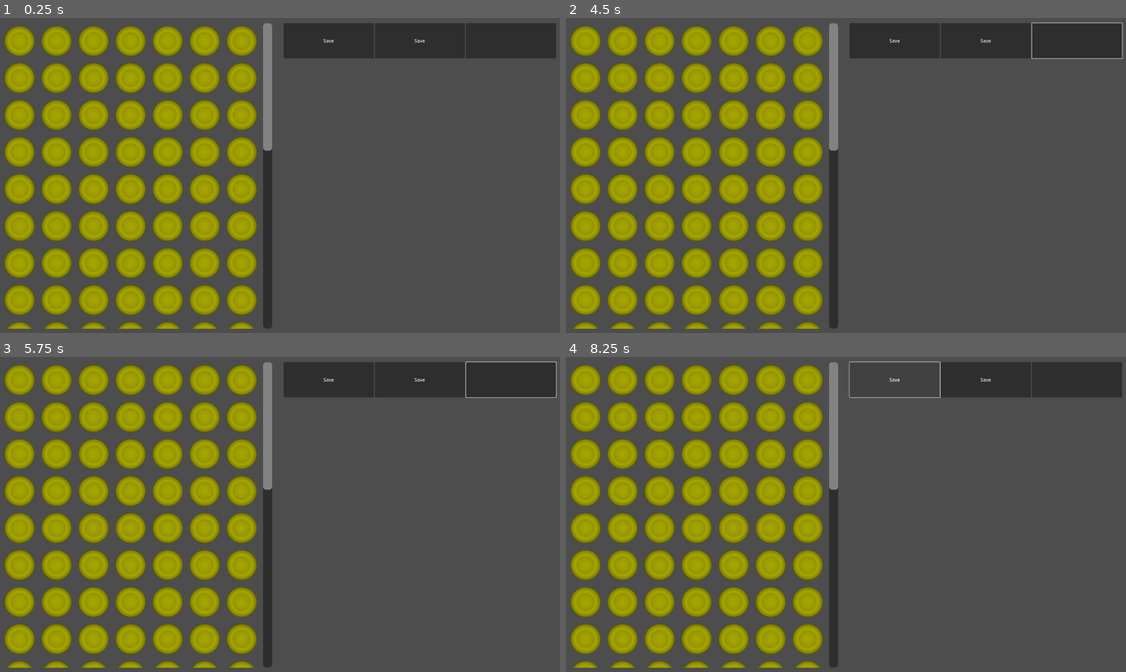
Above: before the commit, frames 1-4 (two rows, left to right).
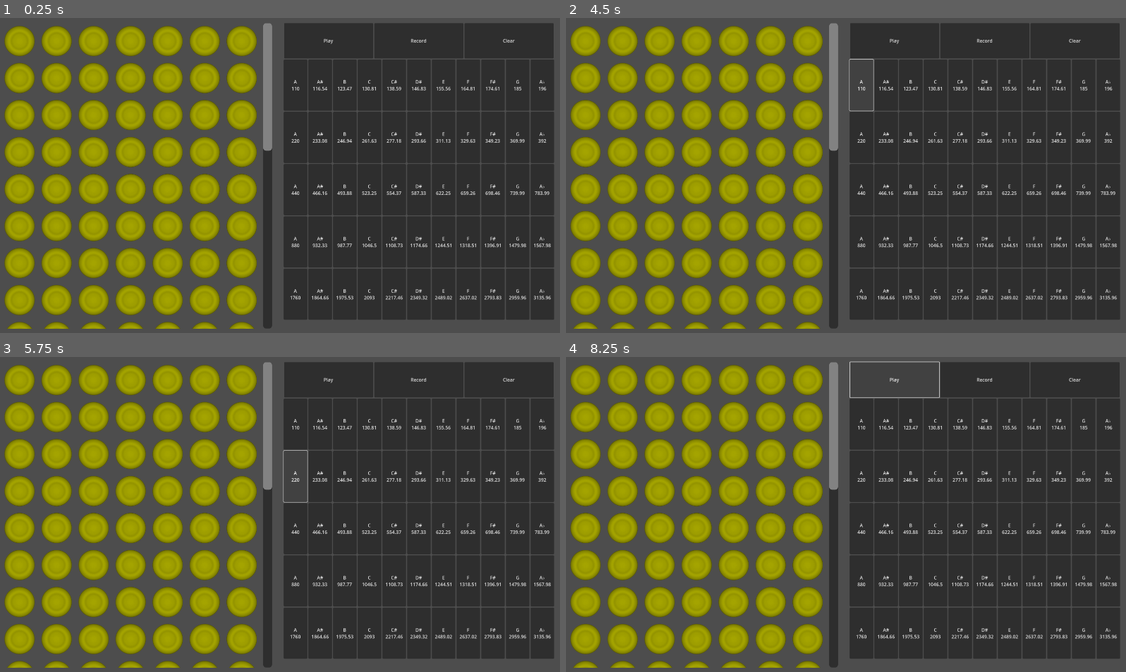
Above: after the commit, the same moments.

Repository: DimaKosy/GE1_Assignment
Game: Godot game, scene res://Scenes/node_2d.tscn
Same seed, same stepped clock (60 frames per second), same inputs: the game is played once before the commit and once after it.
Inputs (mouse positions are in pixels of both pictures, inside the frame that each line leads up to):
- Up to frame 1 (0.25 s): no input
- Up to frame 2 (4.5 s): click (896, 40) at 0.5 s, where only the run before the commit has a clickable "Save"; click (986, 40) at 1.25 s, where only the run before the commit has a clickable "Save"; click (986, 40) at 2 s, where only the run after the commit has a clickable "Record"; click (1075, 40) at 2.77 s; click (1075, 40) at 3.5 s, where only the run after the commit has a clickable "Clear"; click (862, 84) at 4.25 s, where only the run after the commit has a clickable "A 110"
- Up to frame 3 (5.75 s): click (296, 476) at 5 s, where only the run after the commit has a clickable "A 220"
- Up to frame 4 (8.25 s): click (862, 527) at 5.75 s, where only the run after the commit has a clickable "A 440"; click (862, 580) at 6.5 s, where only the run after the commit has a clickable "A 880"; click (862, 634) at 7.25 s, where only the run after the commit has a clickable "A 1760"; click (896, 379) at 8 s, where only the run after the commit has a clickable "Play"

The runs differ from the first frame. In frame 1, 36% of the frame differs, in the area x 50-100%, y 1-96%; in frame 2, 36%; in frame 3, 36%; in frame 4, 36%.

Commit message:
note buttons, added labels with frequencies

Diff:
--- a/Scenes/Grid.gd
+++ b/Scenes/Grid.gd
@@ -5,6 +5,7 @@
 @export var count_y = 20
 @export var recorder:PackedScene
 @export var recorder_theme:Theme
+var Toggled_buttons = []
 
 
 
--- /dev/null
+++ b/Scenes/MusicArea.gd
@@ -0,0 +1,21 @@
+extends Container
+
+@export var MusicScene:PackedScene
+
+# Called when the node enters the scene tree for the first time.
+func _ready() -> void:
+
+	var Init_scene:VBoxContainer = MusicScene.instantiate()
+
+
+	Init_scene.custom_minimum_size = self.custom_minimum_size
+	print(Init_scene.custom_minimum_size)
+
+
+	add_child(Init_scene)
+	pass # Replace with function body.
+
+
+# Called every frame. 'delta' is the elapsed time since the previous frame.
+func _process(delta: float) -> void:
+	pass
--- /dev/null
+++ b/Scenes/MusicNote.tscn
@@ -0,0 +1,6 @@
+[gd_scene load_steps=2 format=3 uid="uid://cqqjlhrp3c1gq"]
+
+[ext_resource type="Script" path="res://Scenes/music_note.gd" id="1_lm7fu"]
+
+[node name="MusicNote" type="Button"]
+script = ExtResource("1_lm7fu")
--- /dev/null
+++ b/Scenes/Notes.tscn
@@ -0,0 +1,8 @@
+[gd_scene load_steps=3 format=3 uid="uid://dkqw4ujd0mbjh"]
+
+[ext_resource type="Script" path="res://Scenes/Notes_container.gd" id="1_eykbn"]
+[ext_resource type="PackedScene" uid="uid://cqqjlhrp3c1gq" path="res://Scenes/MusicNote.tscn" id="2_fgc5v"]
+
+[node name="Notes" type="VBoxContainer"]
+script = ExtResource("1_eykbn")
+Music_note = ExtResource("2_fgc5v")
--- /dev/null
+++ b/Scenes/Notes_container.gd
@@ -0,0 +1,35 @@
+@tool
+extends VBoxContainer
+
+
+@export var count_x = 11
+@export var count_y = 5
+@export var Music_note:PackedScene
+var Toggled_buttons = []
+
+
+
+# Called when the node enters the scene tree for the first time.
+func _ready() -> void:
+	var Notes = ["A","A#","B","C","C#","D#","E","F","F#","G","A♭","A"]
+
+	var button_size_x:int = floor((get_parent_area_size()[0])/(count_x+0.5))
+	var button_size_y:int = floor((get_parent_area_size()[1])/(count_y+0.5))
+
+	for y in range(count_y):
+		var hgrid = HBoxContainer.new()
+
+		for x in range(count_x):
+			var new_rec:Button = Music_note.instantiate()
+
+			new_rec.custom_minimum_size = Vector2(button_size_x,button_size_y)
+
+			new_rec.text = Notes[x] + "\n" + str(round(110 *  pow(2,y) * pow(2, x / 12.0) * 100) / 100)
+			hgrid.add_child(new_rec)
+
+		add_child(hgrid)
+
+
+# Called every frame. 'delta' is the elapsed time since the previous frame.
+func _process(delta: float) -> void:
+	pass
--- /dev/null
+++ b/Scenes/audio_stream_player_2d.gd
@@ -0,0 +1,11 @@
+extends AudioStreamPlayer2D
+
+
+# Called when the node enters the scene tree for the first time.
+func _ready() -> void:
+	pass # Replace with function body.
+
+
+# Called every frame. 'delta' is the elapsed time since the previous frame.
+func _process(delta: float) -> void:
+	pass
--- a/Scenes/h_box_container.gd
+++ b/Scenes/h_box_container.gd
@@ -8,7 +8,7 @@
 
 	for c in get_children():
 		print(child_size)
-		c.custom_minimum_size = Vector2(child_size[0]/get_child_count(), child_size[1])
+		c.custom_minimum_size = Vector2((child_size[0]-10)/get_child_count(), child_size[1])
 
 	pass # Replace with function body.
 
--- /dev/null
+++ b/Scenes/main.gd
@@ -0,0 +1,49 @@
+extends Node2D
+
+var sample_hz = 44100.0  # Sample rate
+var playback: AudioStreamPlayback = null  # Actual playback stream, assigned in _ready()
+
+var chunk_size = 1024  # Size of the chunks to push
+var active_notes = []  # Store active frequencies (notes)
+
+# Called when the node enters the scene tree for the first time
+func _ready() -> void:
+	$AudioStreamPlayer.stream.mix_rate = sample_hz
+	$AudioStreamPlayer.stream.buffer_length = 1.0
+	$AudioStreamPlayer.play()
+	playback = $AudioStreamPlayer.get_stream_playback()
+	print($AudioStreamPlayer)
+
+	# Play multiple notes at the same time
+	play_tones([110], 5)  # Frequencies for A4, C5, E5 for 5 seconds
+	$AudioStreamPlayer.stop()
+
+# Function to play multiple tones simultaneously (polyphony)
+func play_tones(frequencies: Array, duration: float):
+	var samples = int(sample_hz * duration)
+
+	for start in range(0, samples, chunk_size):
+		var chunk = PackedVector2Array()
+		var mixed_samples = Vector2()  # For mixing the stereo data of all notes
+
+		# Sum the waveforms of all active notes
+		for i in range(chunk_size):
+			var sample_left = 0.0
+			var sample_right = 0.0
+			for frequency in frequencies:
+				var time = (start + i) / sample_hz
+				var sample = 0.5 * sin(2.0 * PI * frequency * time)  # Volume control
+				sample_left += sample
+				sample_right += sample
+
+			# Clip or normalize the values if needed
+			mixed_samples.x = sample_left
+			mixed_samples.y = sample_right
+			chunk.append(mixed_samples)  # Add the mixed stereo sample to the chunk
+
+		if chunk.size() > 0:
+			playback.push_buffer(chunk)
+
+# Called every frame. 'delta' is the elapsed time since the previous frame
+func _process(delta: float) -> void:
+	pass
--- /dev/null
+++ b/Scenes/music_note.gd
@@ -0,0 +1,15 @@
+extends Button
+
+
+
+# Called when the node enters the scene tree for the first time.
+func _ready() -> void:
+	pass # Replace with function body.
+
+
+# Called every frame. 'delta' is the elapsed time since the previous frame.
+func _process(delta: float) -> void:
+	pass
+
+func _pressed() -> void:
+	pass
--- a/Scenes/node_2d.tscn
+++ b/Scenes/node_2d.tscn
@@ -1,16 +1,27 @@
-[gd_scene load_steps=8 format=3 uid="uid://dm8pyh5to5gtw"]
+[gd_scene load_steps=12 format=3 uid="uid://dm8pyh5to5gtw"]
 
 [ext_resource type="Script" path="res://Scenes/container.gd" id="1_1jdty"]
+[ext_resource type="Script" path="res://Scenes/main.gd" id="1_un8u7"]
 [ext_resource type="Script" path="res://Scenes/Grid.gd" id="2_glqmj"]
 [ext_resource type="PackedScene" uid="uid://btown6cycpw4d" path="res://Scenes/Recorder.tscn" id="2_icd4i"]
 [ext_resource type="Script" path="res://Scenes/h_box_container.gd" id="2_ohsgm"]
 [ext_resource type="Script" path="res://Scenes/scroll_container.gd" id="3_e6njh"]
+[ext_resource type="Script" path="res://Scenes/MusicArea.gd" id="3_tbw5y"]
+[ext_resource type="PackedScene" uid="uid://dkqw4ujd0mbjh" path="res://Scenes/Notes.tscn" id="4_xeo7n"]
 [ext_resource type="Theme" uid="uid://1p4x33hhj6ub" path="res://Materials/button_round.tres" id="6_ajj6s"]
+
+[sub_resource type="AudioStreamGenerator" id="AudioStreamGenerator_x8uqv"]
 
 [sub_resource type="Theme" id="Theme_5bigm"]
 default_font_size = 64
 
 [node name="Node2D" type="Node2D"]
+script = ExtResource("1_un8u7")
+
+[node name="AudioStreamPlayer" type="AudioStreamPlayer" parent="."]
+stream = SubResource("AudioStreamGenerator_x8uqv")
+autoplay = true
+playback_type = 1
 
 [node name="Camera2D" type="Camera2D" parent="."]
 
@@ -31,23 +42,27 @@
 alignment = 1
 script = ExtResource("2_ohsgm")
 
-[node name="Button" type="Button" parent="Container/VBoxContainer/HBoxContainer"]
+[node name="Play" type="Button" parent="Container/VBoxContainer/HBoxContainer"]
 custom_minimum_size = Vector2(30, 0)
 layout_mode = 2
-text = "Save"
+text = "Play
+"
 
-[node name="Button3" type="Button" parent="Container/VBoxContainer/HBoxContainer"]
+[node name="Record" type="Button" parent="Container/VBoxContainer/HBoxContainer"]
 custom_minimum_size = Vector2(30, 0)
 layout_mode = 2
-text = "Save"
+text = "Record"
 
-[node name="Button2" type="Button" parent="Container/VBoxContainer/HBoxContainer"]
+[node name="Clear" type="Button" parent="Container/VBoxContainer/HBoxContainer"]
 custom_minimum_size = Vector2(30, 0)
 layout_mode = 2
+text = "Clear"
 
 [node name="Container" type="Container" parent="Container/VBoxContainer"]
 custom_minimum_size = Vector2(920, 960)
 layout_mode = 2
+script = ExtResource("3_tbw5y")
+MusicScene = ExtResource("4_xeo7n")
 
 [node name="ScrollContainer" type="ScrollContainer" parent="."]
 offset_left = -940.0
--- a/Scenes/recorder.gd
+++ b/Scenes/recorder.gd
@@ -3,11 +3,14 @@
 @export var Style_saved:StyleBoxTexture
 @export var Style_unsaved:StyleBoxTexture
 @export var Saved_state:bool = false
+var button_list:Array
 
 # Called when the node enters the scene tree for the first time.
 func _ready() -> void:
 	self.theme.set_stylebox("normal", "Button", Style_unsaved)  # Modify the theme
 	self.theme.set_stylebox("hover", "Button", Style_unsaved)  # Modify the theme
+
+	button_list = get_parent().get_parent().Toggled_buttons
 	pass # Replace with function body.
 
 
@@ -18,6 +21,11 @@
 func _toggled(toggled_on: bool) -> void:
 	if toggled_on:
 		Saved_state = !Saved_state
+		button_list.append(self)
+	else:
+		button_list.erase(self)
+
+	print(button_list)
 	pass
 
 func _pressed() -> void:
Not shown, changed: GE1_Assignment.apk
Not shown, changed: GE1_Assignment.apk.idsig
